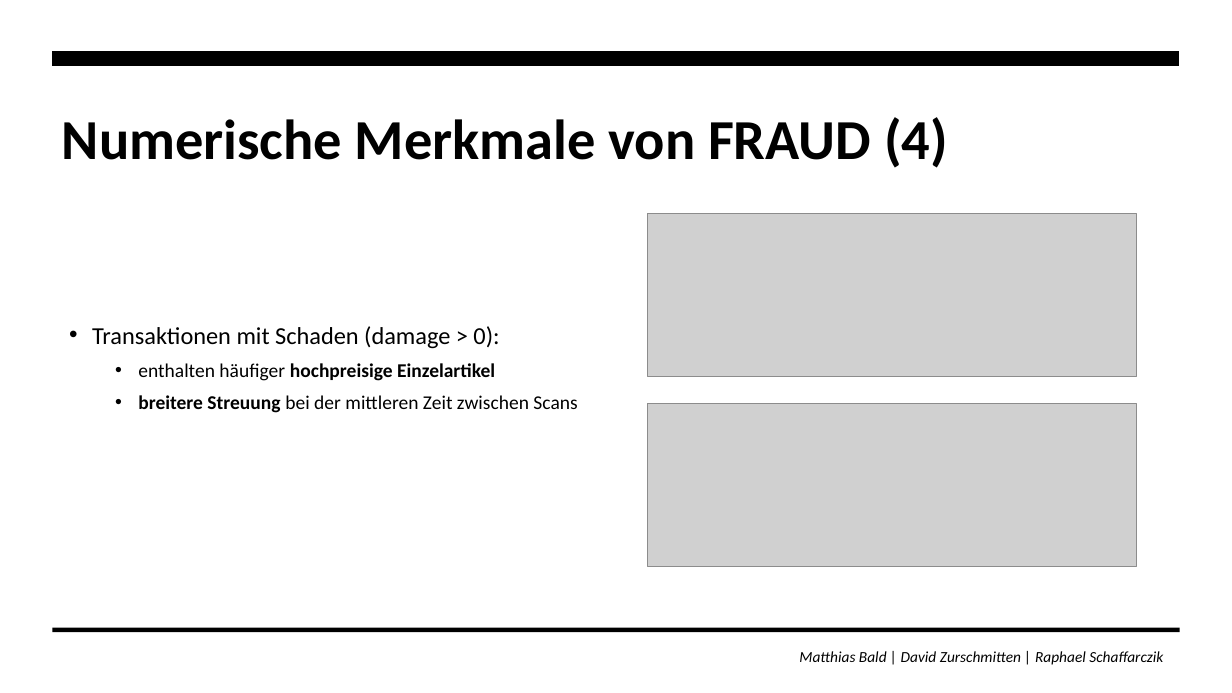
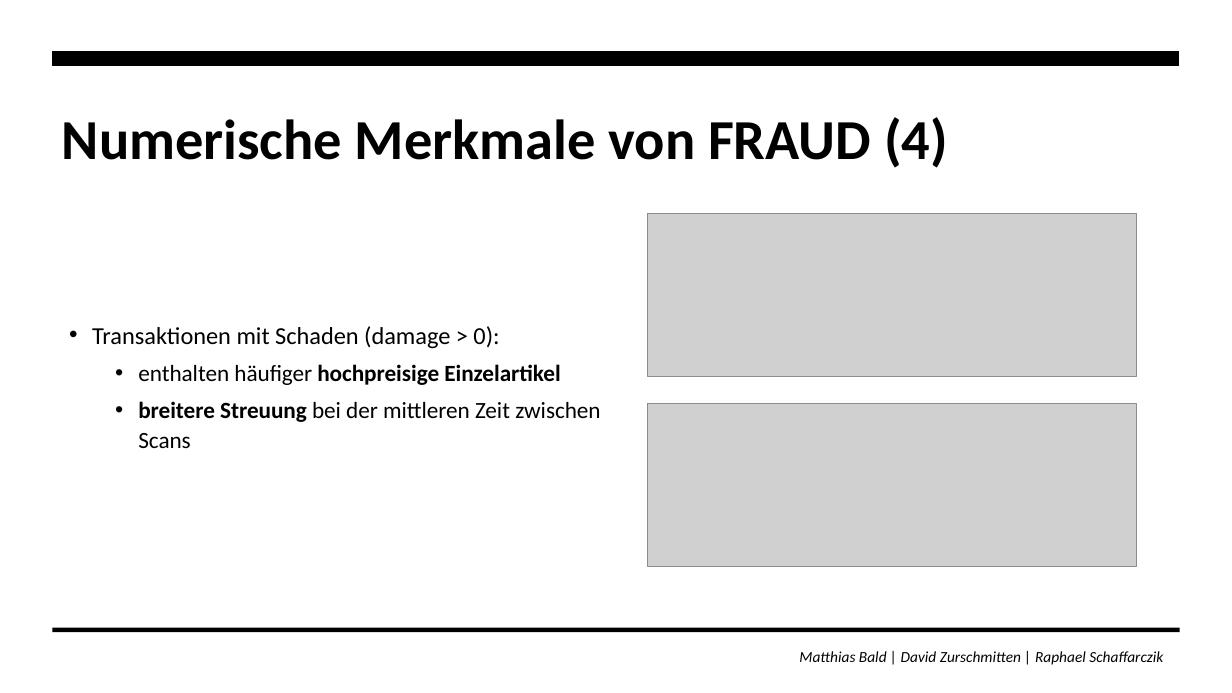
Before and after one commit to zurdavid/projektpraktikum-datascience, a slide deck: slide 21 of präsentationen/Meilenstein2_Praesentation_FINAL.pptx. Drawn at 1232x693 pixels with LibreOffice and Linux fonts; fonts in the diff are those of the drawing; grey boxes stand for pictures; background and template pictures are left out. Boxes give left, top, right and bottom in pixels: in the first picture for what was removed or moved away, otherwise in the second. Text is boxed around its words. In the diff, an @@ line names an element or a change of style, - is before the commit and + after.

```diff
--- a/präsentationen/Meilenstein2_Praesentation_FINAL.pptx
+++ b/präsentationen/Meilenstein2_Praesentation_FINAL.pptx
@@ text at (138, 364, 600, 448): size 15.2 to 18.1 pt in "enthalten häufiger hochpreisige Einzelartikel", "breitere Streuung bei der mittleren Zeit zwischen ..." @@
```
Also in this commit, not shown: 5 other slides changed, 1 other file.
